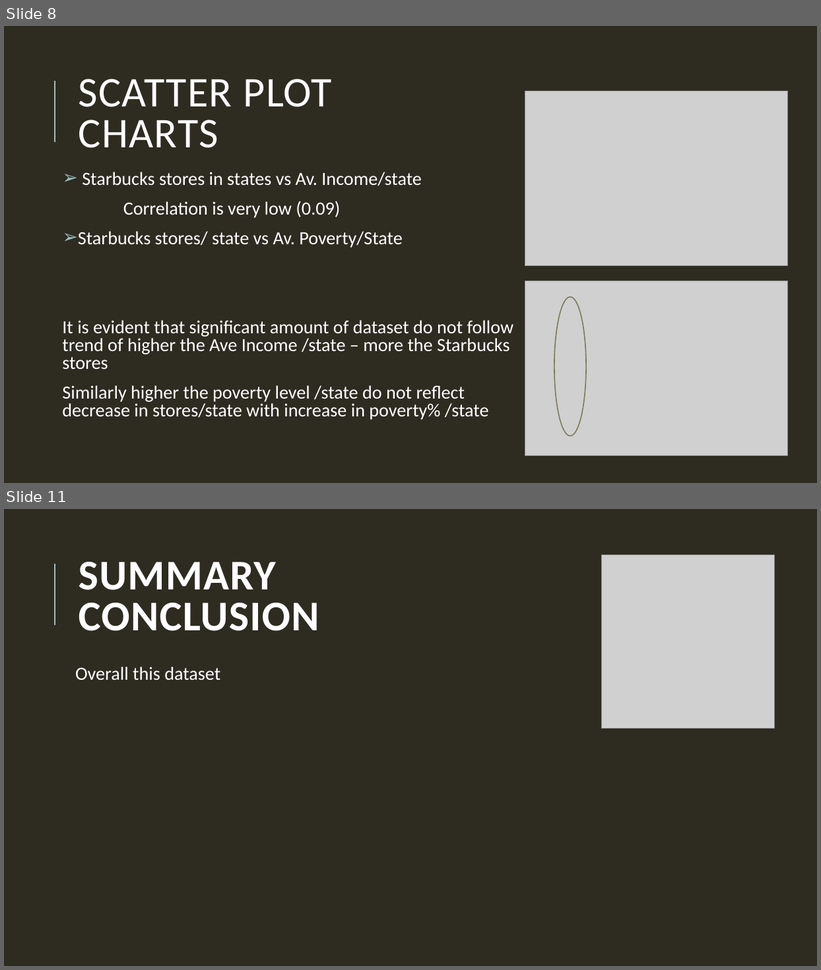
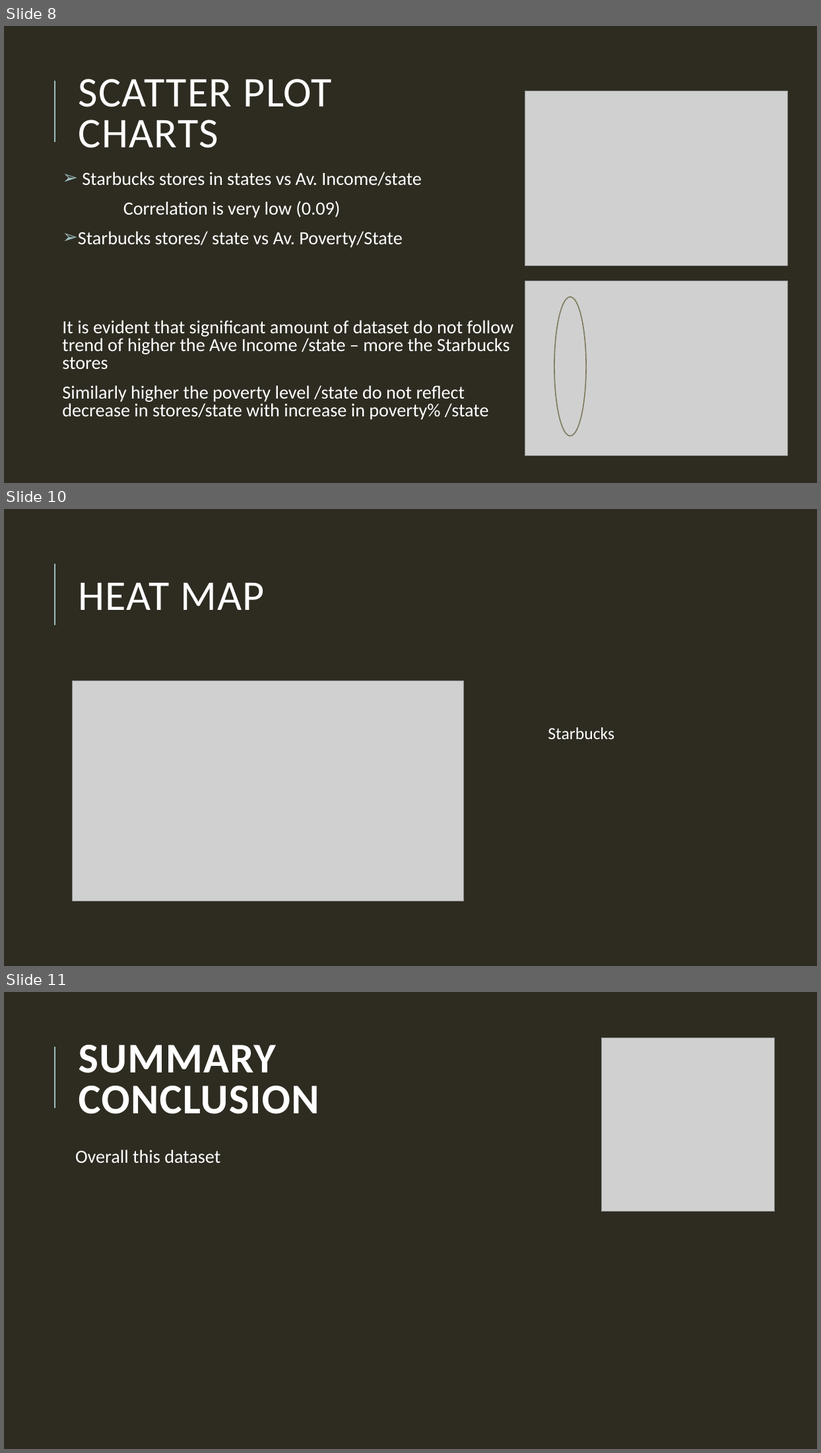
Before and after one commit to sk1990/Project_1_starbucks, a slide deck: Deeper dive and analysis of Starbucks locations.pptx. Shown one above the other, each under a label of ours: slides 8 and 11 before the commit, slides 8, 10 and 11 after it; the slides between them are not shown. The pictures are 821x970 and 821x1453 pixels, drawn with LibreOffice and Linux fonts; fonts in the diff are those of the drawing; grey boxes stand for pictures. Boxes give left, top, right and bottom in pixels: in the first picture for what was removed or moved away, otherwise in the second. Text is boxed around its words. In the diff, an @@ line names an element or a change of style, - is before the commit and + after.

Commit message:
adding powerpoint

```diff
--- a/Deeper dive and analysis of Starbucks locations.pptx
+++ b/Deeper dive and analysis of Starbucks locations.pptx
@@ slide 10 added at <box>4,509,817,966</box>, background #2E2B21; not listed: 1 template element that a slide beside it also shows @@
@@ title added at <box>79,583,265,610</box>, 50 pt, text #FFFFFF @@
+HEAT MAP
@@ picture added at <box>73,681,464,901</box> @@
@@ text added at <box>548,727,614,739</box>, 20 pt, text #FFFFFF @@
+  Starbucks
```
Also in this commit, not shown: 1 other slide added, 2 slides removed.
